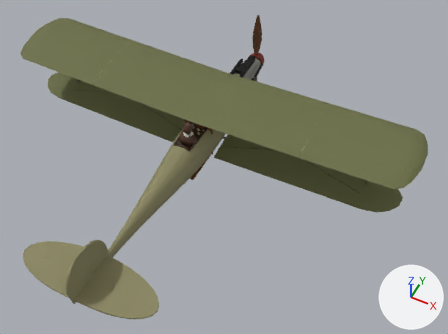
Renders of the glTF model public/models/albatros_diii.glb from each side of a commit.
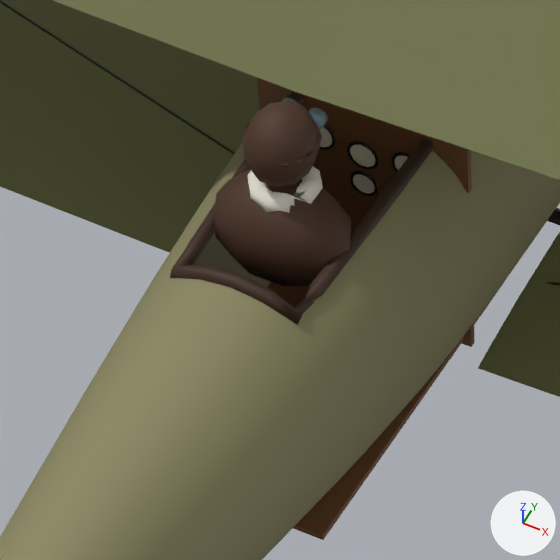
Each version is shown whole from a 50 mm camera at (4.66, -8.87, 9.53) aimed at (0.8, -1.14, -0.13), then close up on the part from 34% to 50% of the width and 33% to 55% of the height. Lighting does not change. The marker at lower right points along +X, +Y and +Z. The last two pictures show the newer version. Where no turn or scale is listed for an object, it has been applied to the vertices. Vertices at exactly the same position are counted once.

The first close-up shows 'Coaming', 'CockpitInterior', 'Fuselage', 'Gauge_Alt', 'Gauge_Compass', 'Gauge_RPM', 'Gauge_Speed', 'Pilot_Figure', 'Wing_Lower_L', 'Wing_Lower_R', 'Wing_Upper_L', 'Wing_Upper_R', 'Wires' and 5 more.
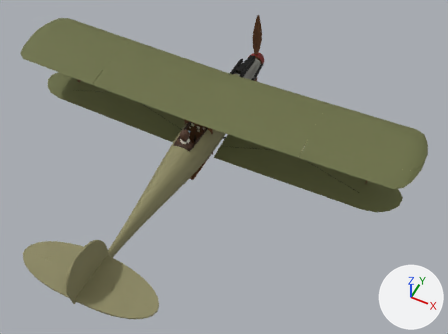
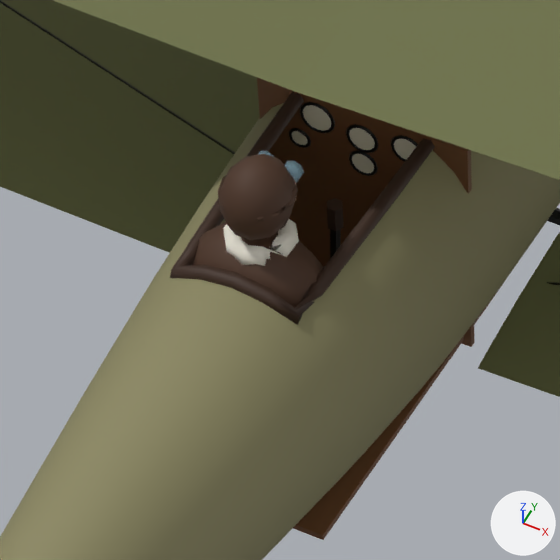
What differs and where, as boxes [x1, y1, x2, y2] in the close-ups (560 x 560 px):
'Pilot_Figure', moved
    before: [214, 98, 351, 286]
    after: [192, 151, 323, 308]
'Gauge_Alt', moved
    before: [350, 145, 375, 167]
    after: [349, 128, 375, 150]
'Gauge_RPM', moved
    before: [320, 127, 332, 147]
    after: [303, 105, 331, 131]
'Gauge_Compass', moved
    before: [353, 174, 375, 194]
    after: [352, 154, 374, 173]
'Gauge_Speed', moved
    before: [395, 155, 408, 170]
    after: [394, 139, 416, 160]

The change in detail:
me_pilot_figure is used by ob_pilot_figure; location (0.0, 0.0, 0.0).
me_pilot_figure had 304 vertices, 588 faces and spanned x -0.205..0.205, y -1.335..-1.055, z 0.218..0.808.
me_pilot_figure now has 304 vertices, 588 faces and spans x -0.205..0.205, y -1.475..-1.195, z 0.144..0.734.
me_pilot_figure part 1: the whole mesh is moved by (0.0, -0.14, -0.074).
Object 'Gauge_Alt' (ob_gauge_alt) moves from (0.0, -0.758, 0.264) to (0.0, -0.758, 0.329).
Object 'Gauge_Compass' (ob_gauge_compass) moves from (0.0, -0.758, 0.154) to (0.0, -0.758, 0.234).
Object 'Gauge_RPM' (ob_gauge_rpm) moves from (-0.14, -0.758, 0.284) to (-0.14, -0.758, 0.349).
Object 'Gauge_Speed' (ob_gauge_speed) moves from (0.14, -0.758, 0.284) to (0.14, -0.758, 0.349).
